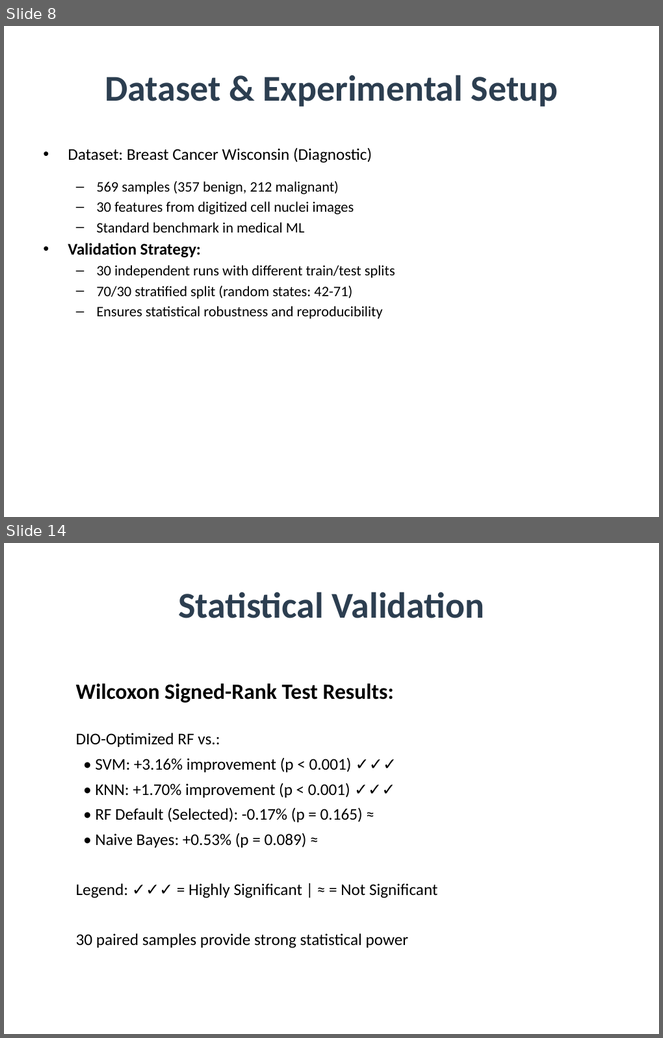
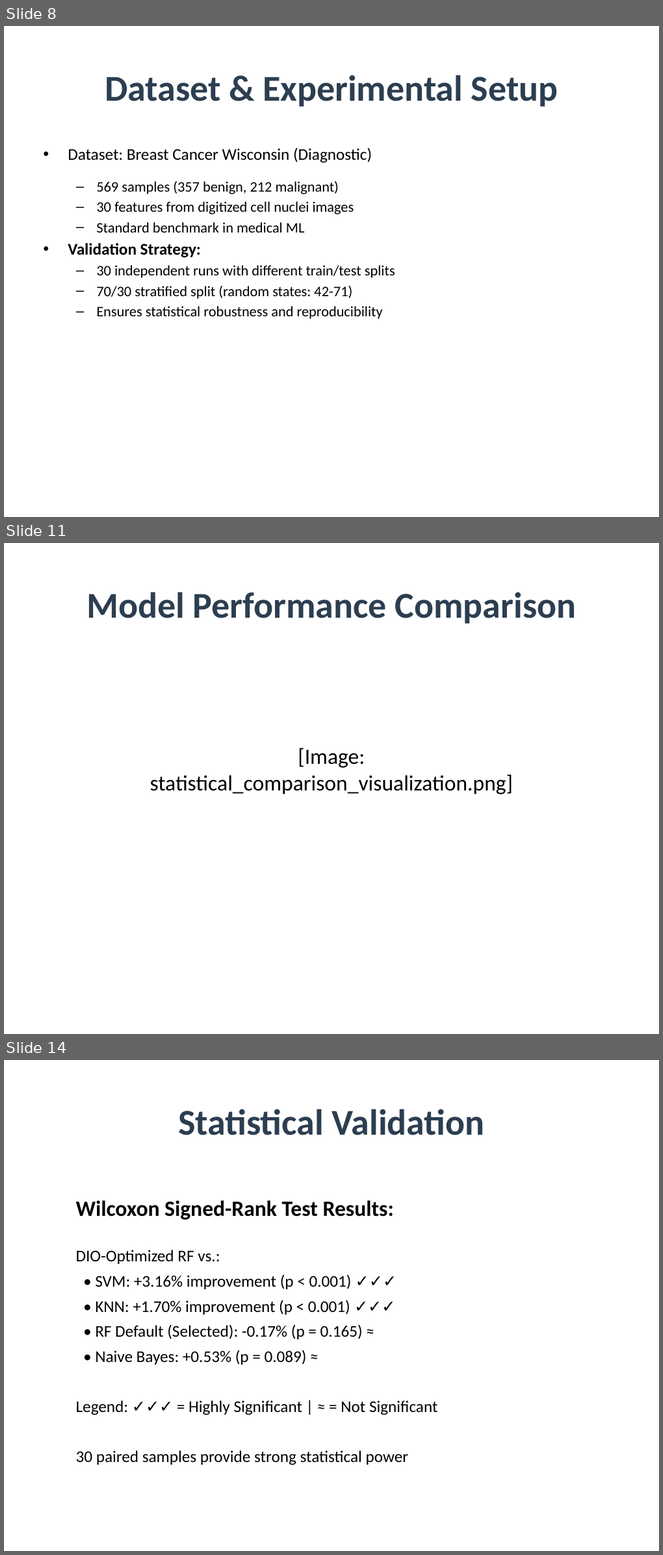
Before and after one commit to amine-dubs/dio-optimization, a slide deck: Presentation/DIO_Research_Presentation.pptx. Shown one above the other, each under a label of ours: slides 8 and 14 before the commit, slides 8, 11 and 14 after it; the slides between them are not shown. The pictures are 663x1038 and 663x1555 pixels, drawn with LibreOffice and Linux fonts; fonts in the diff are those of the drawing. Boxes give left, top, right and bottom in pixels: in the first picture for what was removed or moved away, otherwise in the second. Text is boxed around its words. In the diff, an @@ line names an element or a change of style, - is before the commit and + after.

```diff
--- a/Presentation/DIO_Research_Presentation.pptx
+++ b/Presentation/DIO_Research_Presentation.pptx
@@ slide 11 added at (4, 543, 659, 1034), background #FFFFFF @@
@@ title added at (87, 592, 577, 624), 40 pt, text #2C3E50, bold @@
+Model Performance Comparison
@@ text added at (150, 748, 513, 795), 24 pt, text #000000 @@
+[Image: statistical_comparison_visualization.png]
```
Also in this commit, not shown: 9 slides changed, 1 slide removed, 3 other files.
